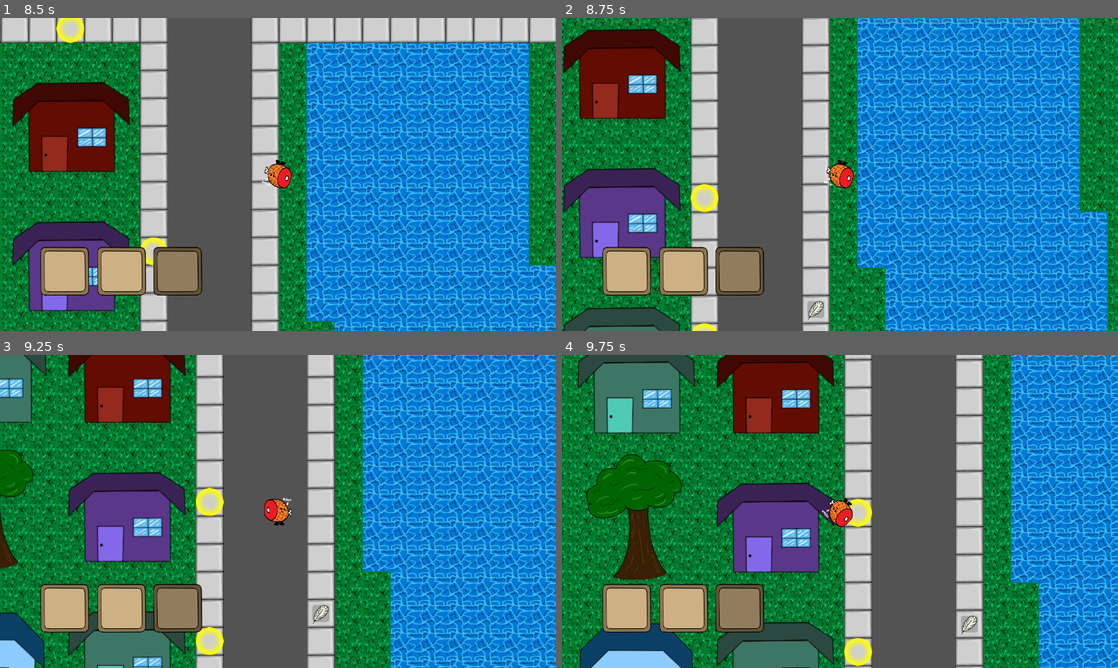
Above: before the commit, frames 1-4 (two rows, left to right).
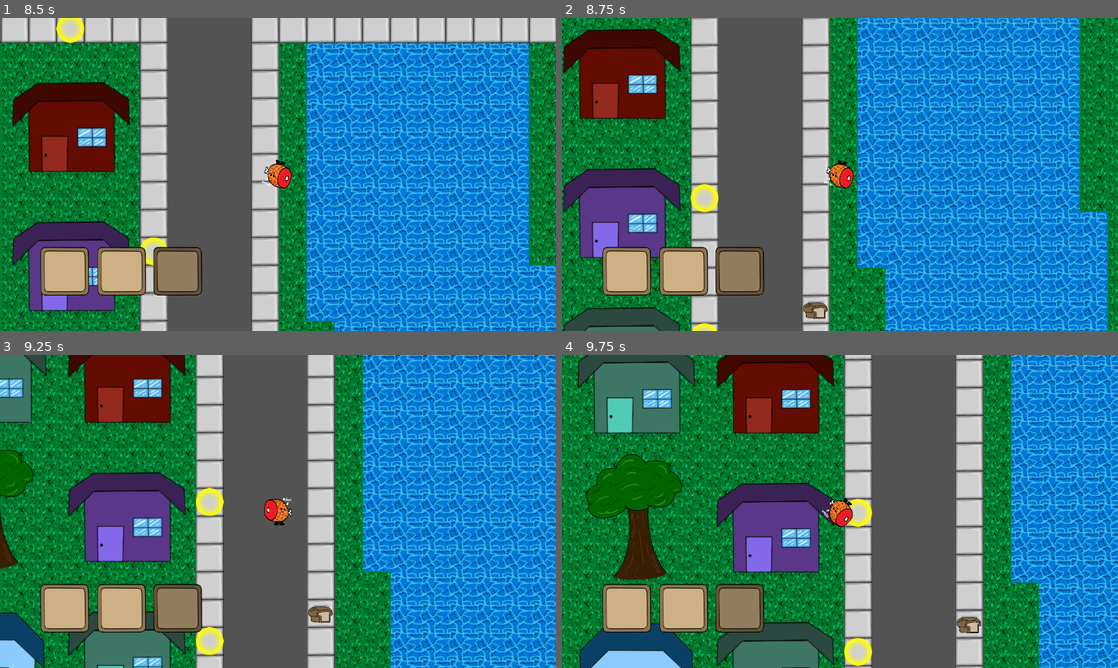
Above: after the commit, the same moments.

Repository: watet3953/pizza-tower
Game: Godot game, scene res://TownLevel.tscn
Same seed, same stepped clock (60 frames per second), same inputs: the game is played once before the commit and once after it. This scene is started directly instead of the project's main scene. The engine's default icon, where the game draws it, is replaced by a stand-in: a white triangle on a blue panel in a dark square.
Inputs (mouse positions are in pixels of both pictures, inside the frame that each line leads up to):
- Up to frame 1 (8.5 s): tap Enter at 0.5 s; move the mouse to (250, 237) at 0.52 s; hold W (move_up) 0.53-2.03 s; right-click (250, 237) at 0.6 s; move the mouse to (444, 221) at 1.27 s; click (444, 221) at 1.35 s; move the mouse to (111, 127) at 2.02 s; hold T 2.03-2.78 s; hold Left (move_left) 2.03-3.53 s; move the mouse to (305, 174) at 2.77 s; tap U at 2.85 s; move the mouse to (194, 96) at 3.52 s; hold S (move_down) 3.53-4.28 s; hold R 3.53-4.28 s; move the mouse to (400, 158) at 4.27 s; hold D (move_right) 4.28-5.03 s; tap 1 at 4.35 s; move the mouse to (166, 190) at 5.02 s; hold W (move_up) 5.03-5.78 s; hold 2 5.03-5.78 s; move the mouse to (333, 105) at 5.77 s; hold D (move_right) 5.78-8.03 s; tap 3 at 5.85 s; move the mouse to (250, 237) at 6.52 s; right-click (250, 237) at 6.6 s; move the mouse to (444, 221) at 7.27 s; click (444, 221) at 7.35 s; move the mouse to (111, 127) at 8.02 s; hold S (move_down) from 8.03 s (still down); hold T from 8.03 s (still down)
- Up to frame 2 (8.75 s): keep holding S (move_down); keep holding T
- Up to frame 3 (9.25 s): move the mouse to (305, 511) at 8.77 s; release S (move_down) at 8.78 s; release T at 8.78 s; hold Left (move_left) from 8.78 s (still down); tap U at 8.85 s
- Up to frame 4 (9.75 s): move the mouse to (756, 433) at 9.52 s; release Left (move_left) at 9.53 s; hold W (move_up) from 9.53 s (still down); hold R from 9.53 s (still down)

Frame 1 is identical in both runs. In frame 2, 0.2% of the frame differs, in the area x 43-48%, y 90-97%; in frame 3, 0.2%, in the area x 55-60%, y 79-86%; in frame 4, 0.2%.

Commit message:
Update ItemSpawner.gd

Diff:
--- a/classes/ItemSpawner.gd
+++ b/classes/ItemSpawner.gd
@@ -42,11 +42,11 @@
 	# coinflip if item is food or not
 	if spawnItem:
 		rng.randomize()
-		itemChance = rng.randi_range(1, 2)
+		itemChance = rng.randi_range(1, 3)
 		spawnItem = false
 
 	# if item is food, randomize which base food is spawned
-	if itemChance == 1:
+	if itemChance == 1 or itemChance == 2:
 		foodItem = NEWFOOD.instantiate()
 		get_parent().add_child(foodItem)
 		foodItem.inactive = false
@@ -58,9 +58,9 @@
 		foodItem.itemName = foodItem.foodName
 		rng.randomize()
 		lifeDelta = rng.randi_range(20, 24)
-		itemChance = 3
+		itemChance = 4
 	# if item is not food, randomize which base item is spawned
-	if itemChance == 2:
+	if itemChance == 3:
 		item = NEWITEM.instantiate()
 		get_parent().add_child(item)
 		item.inactive = false
@@ -71,21 +71,21 @@
 		item._craft_item()
 		rng.randomize()
 		lifeDelta = rng.randi_range(20, 24)
-		itemChance = 4
+		itemChance = 5
 
 	# if item spawned, start counting down for life time
 	if lifeDelta > 0:
 		lifeDelta -= delta
 
 	# reset timer if player picks up food item
-	if itemChance == 3 and foodItem != null and foodItem.held:
+	if itemChance == 4 and foodItem != null and foodItem.held:
 		rng.randomize()
 		spawnDelta = rng.randi_range(4, 8)
 		foodItem = null
 		itemChance = 0
 		lifeDelta = 0
 	# reset timer if player picks up item
-	if itemChance == 4 and item != null and item.held:
+	if itemChance == 5 and item != null and item.held:
 		rng.randomize()
 		spawnDelta = rng.randi_range(4, 8)
 		item = null
@@ -93,14 +93,14 @@
 		lifeDelta = 0
 
 	# despawn food item
-	if lifeDelta <= 0 and itemChance == 3 and foodItem != null and not foodItem.held:
+	if lifeDelta <= 0 and itemChance == 4 and foodItem != null and not foodItem.held:
 		get_parent().remove_child(foodItem)
 		rng.randomize()
 		spawnDelta = rng.randi_range(4, 8)
 		foodItem = null
 		itemChance = 0
 	# despawn item
-	if lifeDelta <= 0 and itemChance == 4 and foodItem != null and not item.held:
+	if lifeDelta <= 0 and itemChance == 5 and foodItem != null and not item.held:
 		get_parent().remove_child(item)
 		rng.randomize()
 		spawnDelta = rng.randi_range(4, 8)
